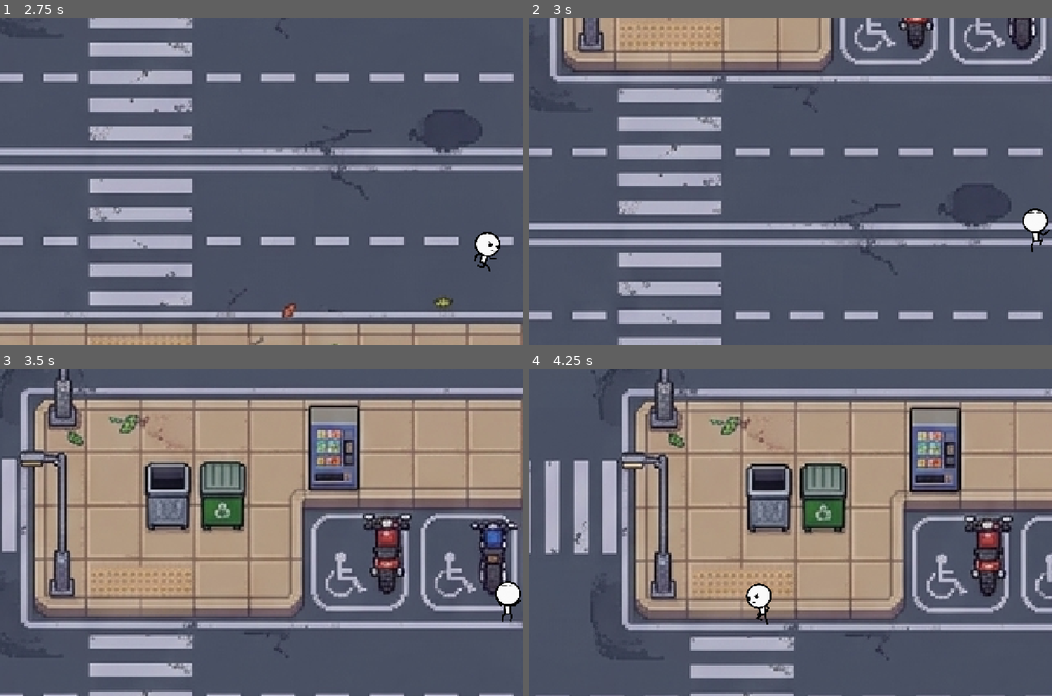
Above: before the commit, frames 1-4 (two rows, left to right).
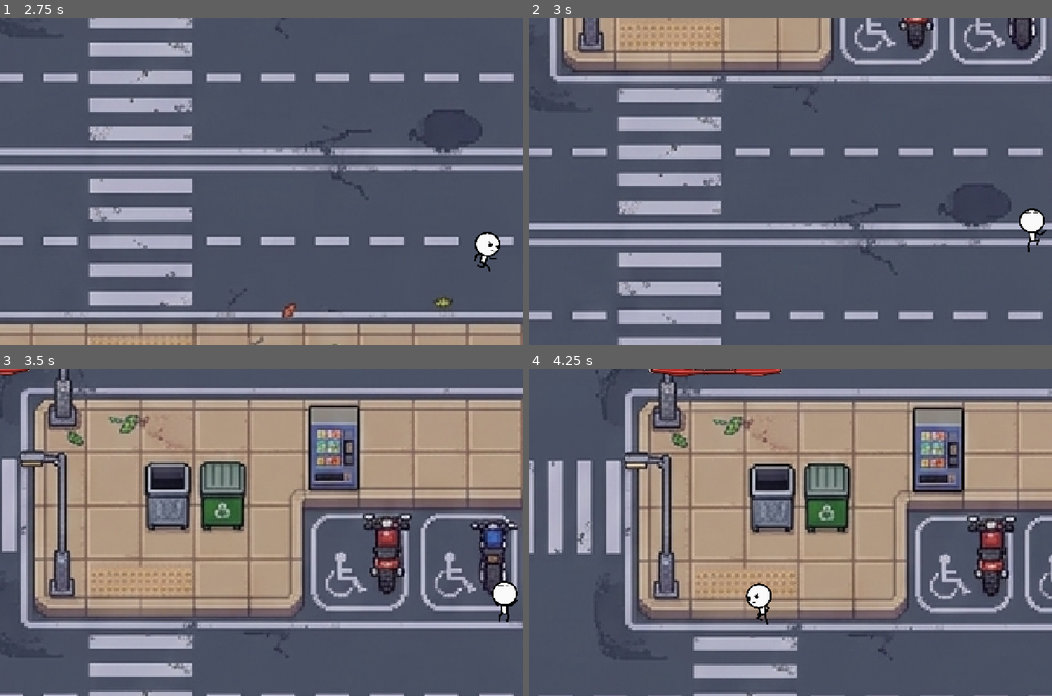
Above: after the commit, the same moments.

Repository: KramStyles/Godot-Tutorials
Game: Godot game, scene res://scenes/main.tscn
Same seed, same stepped clock (60 frames per second), same inputs: the game is played once before the commit and once after it.
Inputs:
- Up to frame 1 (2.75 s): hold D (move_right) 0.53-1.28 s; hold S (move_down) 1.28-2.03 s; hold D (move_right) from 2.03 s (still down)
- Up to frame 2 (3 s): release D (move_right) at 2.78 s; hold W (move_up) from 2.78 s (still down)
- Up to frame 3 (3.5 s): keep holding W (move_up)
- Up to frame 4 (4.25 s): release W (move_up) at 3.53 s; hold A (move_left) from 3.53 s (still down)

Frame 1 is identical in both runs. In frame 2, 0.3% of the frame differs, in the area x 93-100%, y 58-72%; in frame 3, 0.3%; in frame 4, 18%, in the area x 0-100%, y 0-100%.

Commit message:
added car scene and instantiation

Diff:
--- /dev/null
+++ b/005-frogger-clear-code/scenes/car.gd
@@ -0,0 +1,13 @@
+extends Area2D
+
+var direction := Vector2.RIGHT
+var speed = 2
+
+
+func _process(delta: float) -> void:
+	position += direction * speed
+
+
+func _on_visible_on_screen_notifier_2d_screen_exited() -> void:
+	# Destroy the car as soon as it leaves the scene
+	queue_free()
--- /dev/null
+++ b/005-frogger-clear-code/scenes/car.tscn
@@ -0,0 +1,26 @@
+[gd_scene format=3 uid="uid://d3llvt6arvda2"]
+
+[ext_resource type="Texture2D" uid="uid://d1vhfwe7eeoc4" path="res://assets/images/cars.png" id="1_c35m8"]
+[ext_resource type="Script" uid="uid://b4buiht35w4bn" path="res://scenes/car.gd" id="1_qt2eu"]
+
+[sub_resource type="AtlasTexture" id="AtlasTexture_otl3t"]
+atlas = ExtResource("1_c35m8")
+region = Rect2(151, 17.833328, 68, 130.33334)
+
+[sub_resource type="RectangleShape2D" id="RectangleShape2D_jetx3"]
+size = Vector2(80, 32)
+
+[node name="Car" type="Area2D" unique_id=1077697084]
+script = ExtResource("1_qt2eu")
+
+[node name="Sprite2D" type="Sprite2D" parent="." unique_id=1484475178]
+rotation = 1.5707964
+scale = Vector2(0.67, 0.67)
+texture = SubResource("AtlasTexture_otl3t")
+
+[node name="CollisionShape2D" type="CollisionShape2D" parent="." unique_id=1033309285]
+shape = SubResource("RectangleShape2D_jetx3")
+
+[node name="VisibleOnScreenNotifier2D" type="VisibleOnScreenNotifier2D" parent="." unique_id=1047573570]
+
+[connection signal="screen_exited" from="VisibleOnScreenNotifier2D" to="." method="_on_visible_on_screen_notifier_2d_screen_exited"]
--- a/005-frogger-clear-code/scenes/main.tscn
+++ b/005-frogger-clear-code/scenes/main.tscn
@@ -1,16 +1,15 @@
 [gd_scene format=3 uid="uid://stcthnjkkwx4"]
 
+[ext_resource type="Script" uid="uid://d61vr62sqg5w" path="res://scripts/main.gd" id="1_jyhfs"]
 [ext_resource type="Texture2D" uid="uid://6ogdpy7plhwv" path="res://assets/images/map.jpeg" id="1_o5qli"]
 [ext_resource type="PackedScene" uid="uid://g2dhnb5c8sj0" path="res://scenes/player.tscn" id="2_0wfyh"]
 [ext_resource type="PackedScene" uid="uid://c31p3audxguh0" path="res://scenes/rec_static.tscn" id="3_sugp2"]
 
 [node name="Main" type="Node2D" unique_id=1379039130]
+script = ExtResource("1_jyhfs")
 
-[node name="Sprite2D" type="Sprite2D" parent="." unique_id=889685674]
+[node name="Background" type="Sprite2D" parent="." unique_id=889685674]
 texture = ExtResource("1_o5qli")
-
-[node name="Player" parent="." unique_id=2144651128 instance=ExtResource("2_0wfyh")]
-position = Vector2(58, 98)
 
 [node name="ExternalCollisions" type="Node" parent="." unique_id=98620847]
 
@@ -46,6 +45,14 @@
 position = Vector2(-250, 116)
 scale = Vector2(0.6, 2)
 
+[node name="RecStatic16" parent="ExternalCollisions" unique_id=2081228247 instance=ExtResource("3_sugp2")]
+position = Vector2(-395, -1)
+scale = Vector2(0.2, 67)
+
+[node name="RecStatic17" parent="ExternalCollisions" unique_id=189027310 instance=ExtResource("3_sugp2")]
+position = Vector2(395, -1)
+scale = Vector2(0.2, 67)
+
 [node name="RecStatic13" parent="ExternalCollisions" unique_id=1551204685 instance=ExtResource("3_sugp2")]
 position = Vector2(-220, 119)
 scale = Vector2(0.6, 2)
@@ -66,6 +73,14 @@
 position = Vector2(-52, -160)
 scale = Vector2(0.6, 1)
 
+[node name="RecStatic18" parent="ExternalCollisions" unique_id=531433676 instance=ExtResource("3_sugp2")]
+position = Vector2(2, -660)
+scale = Vector2(40, 0.2)
+
+[node name="RecStatic19" parent="ExternalCollisions" unique_id=1798414291 instance=ExtResource("3_sugp2")]
+position = Vector2(2, 665)
+scale = Vector2(40, 0.2)
+
 [node name="RecStatic15" parent="ExternalCollisions" unique_id=137326119 instance=ExtResource("3_sugp2")]
 position = Vector2(-281, -161)
 scale = Vector2(0.6, 1)
@@ -73,3 +88,23 @@
 [node name="RecStatic6" parent="ExternalCollisions" unique_id=56698763 instance=ExtResource("3_sugp2")]
 position = Vector2(120, 42)
 scale = Vector2(0.6, 1)
+
+[node name="FinishArea" type="Area2D" parent="." unique_id=1544276033]
+position = Vector2(-384, -645)
+
+[node name="CollisionPolygon2D" type="CollisionPolygon2D" parent="FinishArea" unique_id=148076402]
+polygon = PackedVector2Array(-7, 243, 210, 246, 210, 175, 620, 174, 616, 237, 776, 237, 776, -11, -8, -11)
+
+[node name="Timers" type="Node" parent="." unique_id=1869932035]
+
+[node name="CarTimer" type="Timer" parent="Timers" unique_id=369983159]
+wait_time = 3.0
+autostart = true
+
+[node name="Objects" type="Node2D" parent="." unique_id=1516529633]
+
+[node name="Player" parent="Objects" unique_id=2144651128 instance=ExtResource("2_0wfyh")]
+position = Vector2(58, 98)
+
+[connection signal="body_entered" from="FinishArea" to="." method="_on_finish_area_body_entered"]
+[connection signal="timeout" from="Timers/CarTimer" to="." method="_on_car_timer_timeout"]
--- a/005-frogger-clear-code/scenes/player.gd
+++ b/005-frogger-clear-code/scenes/player.gd
@@ -14,11 +14,11 @@
 		position += direction * SPEED
 		if direction.x != 0:
 			animated_sprite.play("running-x")
-			if direction.x > 0: animated_sprite.flip_h = false
-			elif direction.x < 0: animated_sprite.flip_h = true
+			animated_sprite.flip_h = !direction.x > 0
+			#if direction.x > 0: animated_sprite.flip_h = false
+			#elif direction.x < 0: animated_sprite.flip_h = true
 		else:
-			if direction.y > 0: animated_sprite.play("running-x")
-			else: animated_sprite.play("running-up")
+			animated_sprite.play("running-x") if direction.y > 0 else animated_sprite.play("running-up")
 	else:
 		velocity.x = move_toward(velocity.x, 0, SPEED)
 		animated_sprite.play("idle")
--- a/005-frogger-clear-code/scenes/player.tscn
+++ b/005-frogger-clear-code/scenes/player.tscn
@@ -1,19 +1,33 @@
 [gd_scene format=3 uid="uid://g2dhnb5c8sj0"]
 
 [ext_resource type="Script" uid="uid://dvgtema4v5lym" path="res://scenes/player.gd" id="1_qhqgy"]
+[ext_resource type="Texture2D" uid="uid://crufq2eku2yn8" path="res://assets/images/player/actions/fighter_death_0052.png" id="2_bj30b"]
 [ext_resource type="Texture2D" uid="uid://d3qco3lsa4ghq" path="res://assets/images/player/idle/fighter_Idle_0001.png" id="2_f1ej7"]
+[ext_resource type="Texture2D" uid="uid://dnoi4casn8qio" path="res://assets/images/player/actions/fighter_death_0053.png" id="3_jc3p3"]
 [ext_resource type="Texture2D" uid="uid://l2wt2sswfvcx" path="res://assets/images/player/idle/fighter_Idle_0002.png" id="3_oprun"]
 [ext_resource type="Texture2D" uid="uid://7uhq7lppnkts" path="res://assets/images/player/idle/fighter_Idle_0003.png" id="4_a8ls1"]
+[ext_resource type="Texture2D" uid="uid://6wueyoctcveb" path="res://assets/images/player/actions/fighter_death_0054.png" id="4_hax0n"]
 [ext_resource type="Texture2D" uid="uid://chcsy2g1kr28h" path="res://assets/images/player/idle/fighter_Idle_0004.png" id="5_qfm1y"]
+[ext_resource type="Texture2D" uid="uid://c3tt6k6ukf2y4" path="res://assets/images/player/actions/fighter_death_0055.png" id="5_t4otl"]
 [ext_resource type="Texture2D" uid="uid://d3uimrjuji8eq" path="res://assets/images/player/idle/fighter_Idle_0005.png" id="6_fulsm"]
+[ext_resource type="Texture2D" uid="uid://d2akjuhilnm7l" path="res://assets/images/player/actions/fighter_death_0056.png" id="6_j2b1d"]
 [ext_resource type="Texture2D" uid="uid://d2dogm0fem07l" path="res://assets/images/player/idle/fighter_Idle_0006.png" id="7_4r5pv"]
+[ext_resource type="Texture2D" uid="uid://djvnl05ehympo" path="res://assets/images/player/actions/fighter_death_0057.png" id="7_cs1tg"]
+[ext_resource type="Texture2D" uid="uid://c7rv503mais0f" path="res://assets/images/player/actions/fighter_death_0058.png" id="8_2dvfe"]
 [ext_resource type="Texture2D" uid="uid://biu4osv31mk7m" path="res://assets/images/player/idle/fighter_Idle_0007.png" id="8_60mlk"]
+[ext_resource type="Texture2D" uid="uid://ciopi7up8oa0c" path="res://assets/images/player/actions/fighter_death_0059.png" id="9_giy8y"]
 [ext_resource type="Texture2D" uid="uid://bp730f4mwhg8i" path="res://assets/images/player/idle/fighter_Idle_0008.png" id="9_i4ail"]
+[ext_resource type="Texture2D" uid="uid://bsngqy4vxj48y" path="res://assets/images/player/actions/fighter_death_0060.png" id="10_fdfoy"]
 [ext_resource type="Texture2D" uid="uid://utslv1eorjj" path="res://assets/images/player/running/fighter_climb_0039.png" id="10_i4ail"]
 [ext_resource type="Texture2D" uid="uid://c7qyqiaitj6vu" path="res://assets/images/player/running/fighter_climb_0040.png" id="11_a38lo"]
+[ext_resource type="Texture2D" uid="uid://cofj46kdphlpm" path="res://assets/images/player/actions/fighter_death_0061.png" id="11_hhpqf"]
 [ext_resource type="Texture2D" uid="uid://pl6kdfouyukg" path="res://assets/images/player/running/fighter_climb_0041.png" id="12_4ni07"]
+[ext_resource type="Texture2D" uid="uid://dykugfs1vxrox" path="res://assets/images/player/actions/fighter_hit_0048.png" id="12_g5jhy"]
+[ext_resource type="Texture2D" uid="uid://l0iq0nrs6n57" path="res://assets/images/player/actions/fighter_hit_0049.png" id="13_holxr"]
 [ext_resource type="Texture2D" uid="uid://caoyrc78iumgr" path="res://assets/images/player/running/fighter_climb_0042.png" id="13_l71n6"]
 [ext_resource type="Texture2D" uid="uid://bh63vitv7fpl4" path="res://assets/images/player/running/fighter_run_0017.png" id="14_i4ail"]
+[ext_resource type="Texture2D" uid="uid://b13ixch8fr1rg" path="res://assets/images/player/actions/fighter_hit_0050.png" id="14_mx1m4"]
+[ext_resource type="Texture2D" uid="uid://g46ldsu6piyl" path="res://assets/images/player/actions/fighter_hit_0051.png" id="15_4gjji"]
 [ext_resource type="Texture2D" uid="uid://c5x7q58q7m4c7" path="res://assets/images/player/running/fighter_run_0018.png" id="15_a38lo"]
 [ext_resource type="Texture2D" uid="uid://bp5fp1ytu8hg4" path="res://assets/images/player/running/fighter_run_0019.png" id="16_4ni07"]
 [ext_resource type="Texture2D" uid="uid://bhbfhx0b03afx" path="res://assets/images/player/running/fighter_run_0020.png" id="17_l71n6"]
@@ -24,6 +38,58 @@
 
 [sub_resource type="SpriteFrames" id="SpriteFrames_s0msa"]
 animations = [{
+"frames": [{
+"duration": 1.0,
+"texture": ExtResource("2_bj30b")
+}, {
+"duration": 1.0,
+"texture": ExtResource("3_jc3p3")
+}, {
+"duration": 1.0,
+"texture": ExtResource("4_hax0n")
+}, {
+"duration": 1.0,
+"texture": ExtResource("5_t4otl")
+}, {
+"duration": 1.0,
+"texture": ExtResource("6_j2b1d")
+}, {
+"duration": 1.0,
+"texture": ExtResource("7_cs1tg")
+}, {
+"duration": 1.0,
+"texture": ExtResource("8_2dvfe")
+}, {
+"duration": 1.0,
+"texture": ExtResource("9_giy8y")
+}, {
+"duration": 1.0,
+"texture": ExtResource("10_fdfoy")
+}, {
+"duration": 1.0,
+"texture": ExtResource("11_hhpqf")
+}],
+"loop": 1,
+"name": &"die",
+"speed": 7.0
+}, {
+"frames": [{
+"duration": 1.0,
+"texture": ExtResource("12_g5jhy")
+}, {
+"duration": 1.0,
+"texture": ExtResource("13_holxr")
+}, {
+"duration": 1.0,
+"texture": ExtResource("14_mx1m4")
+}, {
+"duration": 1.0,
+"texture": ExtResource("15_4gjji")
+}],
+"loop": 1,
+"name": &"hurt",
+"speed": 8.0
+}, {
 "frames": [{
 "duration": 1.0,
 "texture": ExtResource("2_f1ej7")
@@ -111,9 +177,9 @@
 position = Vector2(-0.6666666, -1.6666665)
 scale = Vector2(0.05, 0.05)
 sprite_frames = SubResource("SpriteFrames_s0msa")
-animation = &"running-x"
+animation = &"die"
 autoplay = "idle"
-frame_progress = 0.6448353
+frame_progress = 0.41397476
 
 [node name="CollisionShape2D" type="CollisionShape2D" parent="." unique_id=1631049534]
 position = Vector2(-0.6666667, 0.6666666)
--- /dev/null
+++ b/005-frogger-clear-code/scripts/main.gd
@@ -0,0 +1,14 @@
+extends Node2D
+
+var car_scene: PackedScene = preload("res://scenes/car.tscn")
+
+
+
+func _on_finish_area_body_entered(body: Node2D) -> void:
+	print(body, "has entered")
+
+
+func _on_car_timer_timeout() -> void:
+	var car = car_scene.instantiate()
+	$Objects.add_child(car)
+	print("heyyy")
Binary file added: 005-frogger-clear-code/assets/images/player/actions/fighter_death_0052.png
Not shown, added: 005-frogger-clear-code/assets/images/player/actions/fighter_death_0052.png.import
Binary file added: 005-frogger-clear-code/assets/images/player/actions/fighter_death_0053.png
Not shown, added: 005-frogger-clear-code/assets/images/player/actions/fighter_death_0053.png.import
Binary file added: 005-frogger-clear-code/assets/images/player/actions/fighter_death_0054.png
Not shown, added: 005-frogger-clear-code/assets/images/player/actions/fighter_death_0054.png.import
Binary file added: 005-frogger-clear-code/assets/images/player/actions/fighter_death_0055.png
Not shown, added: 005-frogger-clear-code/assets/images/player/actions/fighter_death_0055.png.import
Binary file added: 005-frogger-clear-code/assets/images/player/actions/fighter_death_0056.png
Not shown, added: 005-frogger-clear-code/assets/images/player/actions/fighter_death_0056.png.import
Binary file added: 005-frogger-clear-code/assets/images/player/actions/fighter_death_0057.png
Not shown, added: 005-frogger-clear-code/assets/images/player/actions/fighter_death_0057.png.import
(and 18 more such lines)
